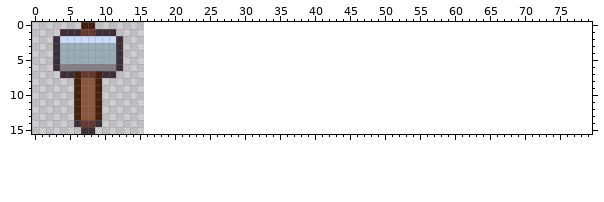
A sprite sheet gets an edit: Assets/Art/Sprites/Player/Hammer.png. The picture above was drawn from the file before the commit.
The file is 16x16 pixels. The old version is drawn lined up with the new one, on the new canvas.
After the commit:
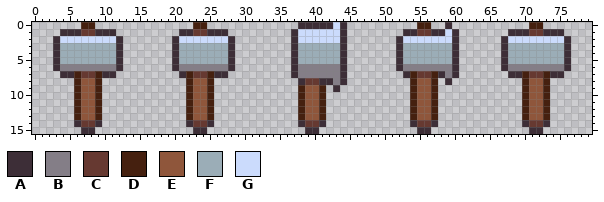
Palette (. is transparent): A #3d2e37  B #847e87  C #663931  D #45200f  E #8f563b  F #9badb7  G #cbdbfc
The exact change:
canvas 16x16 -> 80x16
y 0: x 23..24 .. -> DD; x 38..44 ....... -> AAAAAGA; x 55..56 .. -> DD; x 59 . -> A; x 71..72 .. -> DD
y 1: x 21..27 ....... -> AACCAAA; x 37..44 ........ -> AGGGGGGA; x 53..60 ........ -> AACCAAGA; x 68..75 ........ -> AAACCAAA
y 2: x 20..28 ......... -> AGGGGGGGA; x 37..44 ........ -> AGGGGGGA; x 52..60 ......... -> AGGGGGGGA; x 67..76 .......... -> AGGGGGGGGA
y 3..5: x 20..28 ......... -> AFFFFFFFA; x 37..44 ........ -> AFFFFFFA; x 52..60 ......... -> AFFFFFFFA; x 67..76 .......... -> AFFFFFFFFA
y 6: x 20..28 ......... -> ABBBBBBBA; x 37..44 ........ -> ABBBBBBA; x 52..60 ......... -> ABBBBBBBA; x 67..76 .......... -> ABBBBBBBBA
y 7: x 21..27 ....... -> ADCCDAA; x 37..44 ........ -> ABBBBBBA; x 53..60 ........ -> ADCCDABA; x 68..75 ........ -> AADCCDAA
y 8: x 22..25 .... -> DEED; x 38..44 ....... -> ACCAABA; x 54..57 .... -> DEED; x 59 . -> A; x 70..73 .... -> DEED
y 9: x 22..25 .... -> DEED; x 38..41 .... -> DEED; x 43 . -> A; x 54..57 .... -> DEED; x 70..73 .... -> DEED
y 10..13: x 22..25 .... -> DEED; x 38..41 .... -> DEED; x 54..57 .... -> DEED; x 70..73 .... -> DEED
y 14: x 22..25 .... -> ACCA; x 38..41 .... -> ACCA; x 54..57 .... -> ACCA; x 70..73 .... -> ACCA
y 15: x 23..24 .. -> AA; x 39..40 .. -> AA; x 55..56 .. -> AA; x 71..72 .. -> AA
